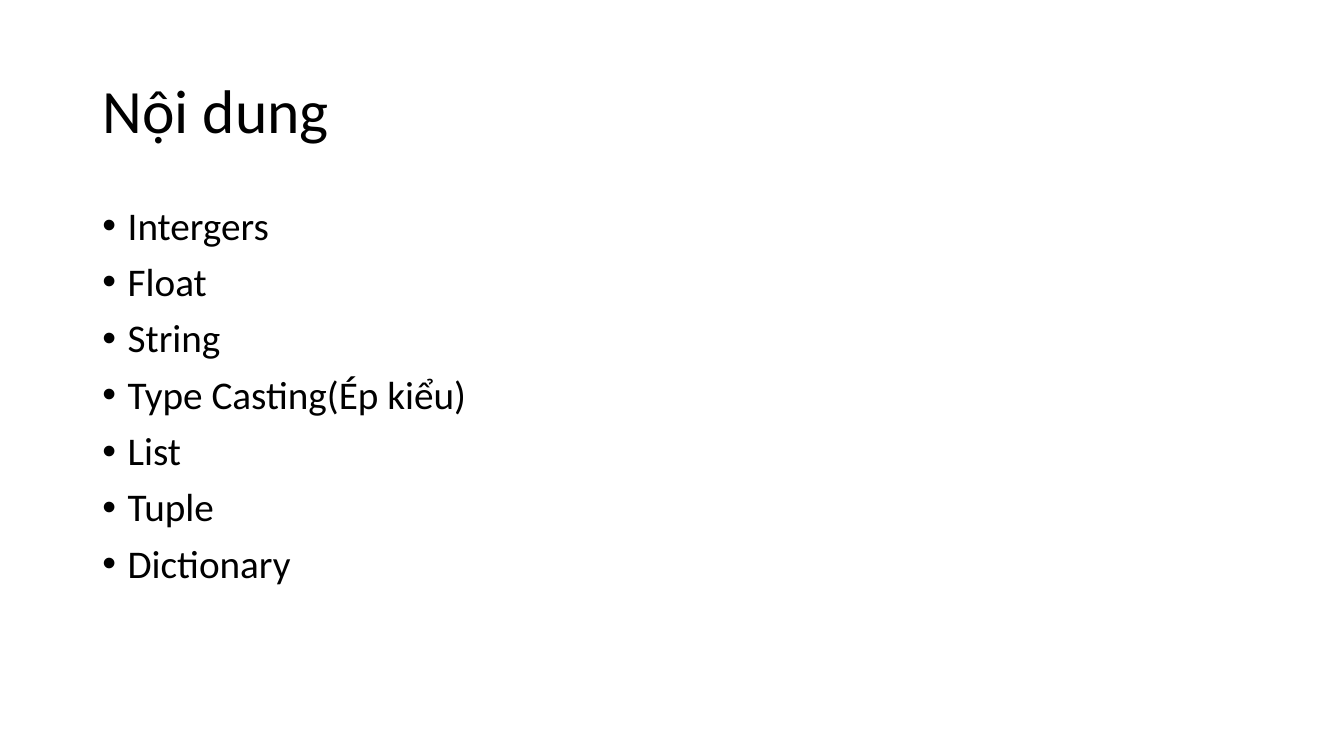
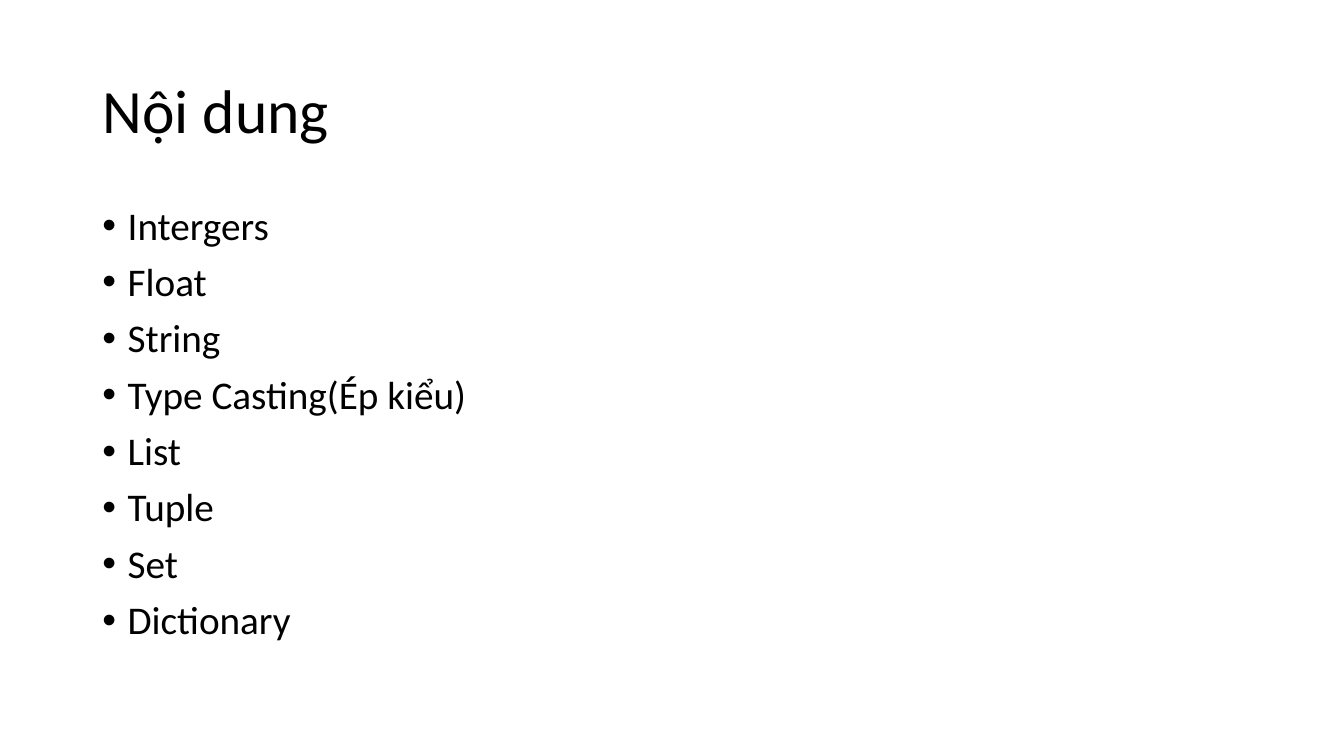
Before and after one commit to levinhhoang16/PyOpenCVCourse, a slide deck: slide 20 of Lecture/[01]PythonCoban.pptx. Drawn at 1344x756 pixels with LibreOffice and Linux fonts; fonts in the diff are those of the drawing. Boxes give left, top, right and bottom in pixels: in the first picture for what was removed or moved away, otherwise in the second. Text is boxed around its words. In the diff, an @@ line names an element or a change of style, - is before the commit and + after.

```diff
--- a/Lecture/[01]PythonCoban.pptx
+++ b/Lecture/[01]PythonCoban.pptx
@@ text at (128,552,178,579): paragraph added @@
+• Set
```
Also in this commit, not shown: 2 other slides changed.
